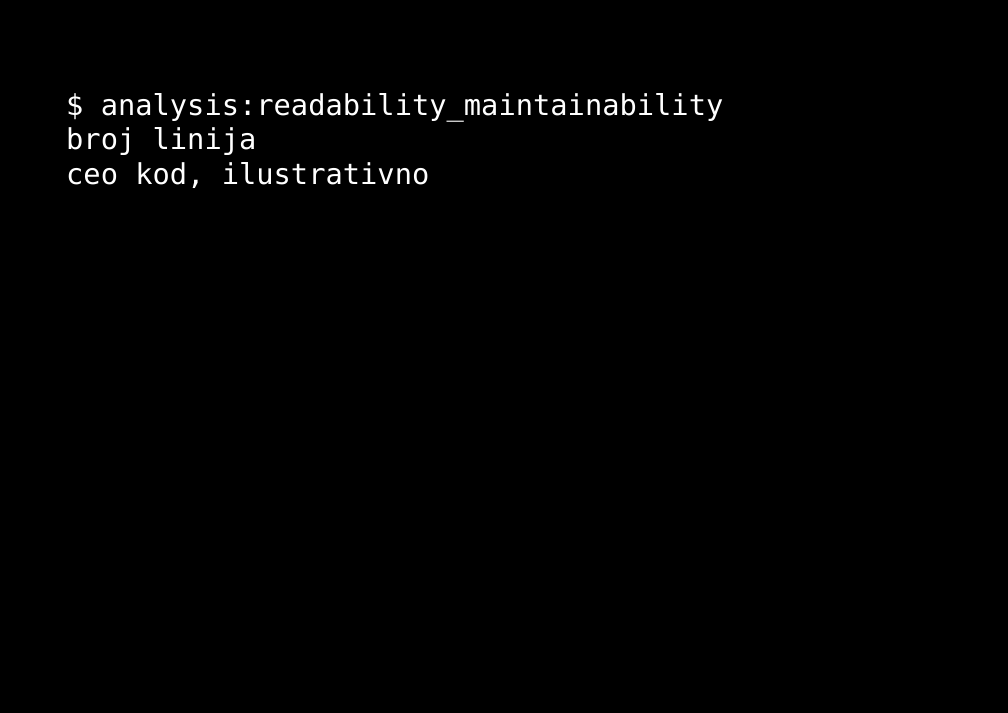
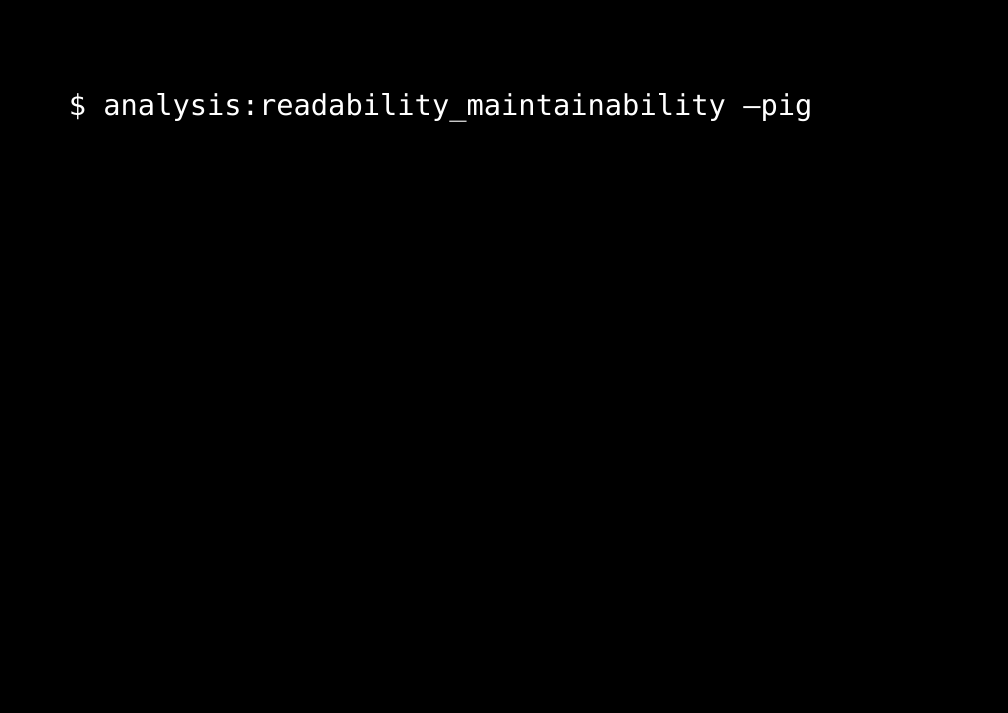
Before and after one commit to dzamurovic/coding-serbia-2014, a slide deck: slide 9 of coding-serbia.pptx. Drawn at 1008x713 pixels with LibreOffice and Linux fonts; fonts in the diff are those of the drawing. Boxes give left, top, right and bottom in pixels: in the first picture for what was removed or moved away, otherwise in the second. Text is boxed around its words. In the diff, an @@ line names an element or a change of style, - is before the commit and + after.

```diff
--- a/coding-serbia.pptx
+++ b/coding-serbia.pptx
@@ rectangle "$ analysis:readability_maintainability –pig": place and size @@
-rectangle "$ analysis:readability_maintainability –pig" at [49,78,966,200]
+rectangle "$ analysis:readability_maintainability –pig" at [0,78,1008,166]
@@ text in rectangle at [103,93,812,121]: text changed @@
-$ analysis:readability_maintainability
-broj linija
-ceo kod, ilustrativno
+$ analysis:readability_maintainability –pig
```
Also in this commit, not shown: 3 other slides changed, 29 slides added, 1 other file.
